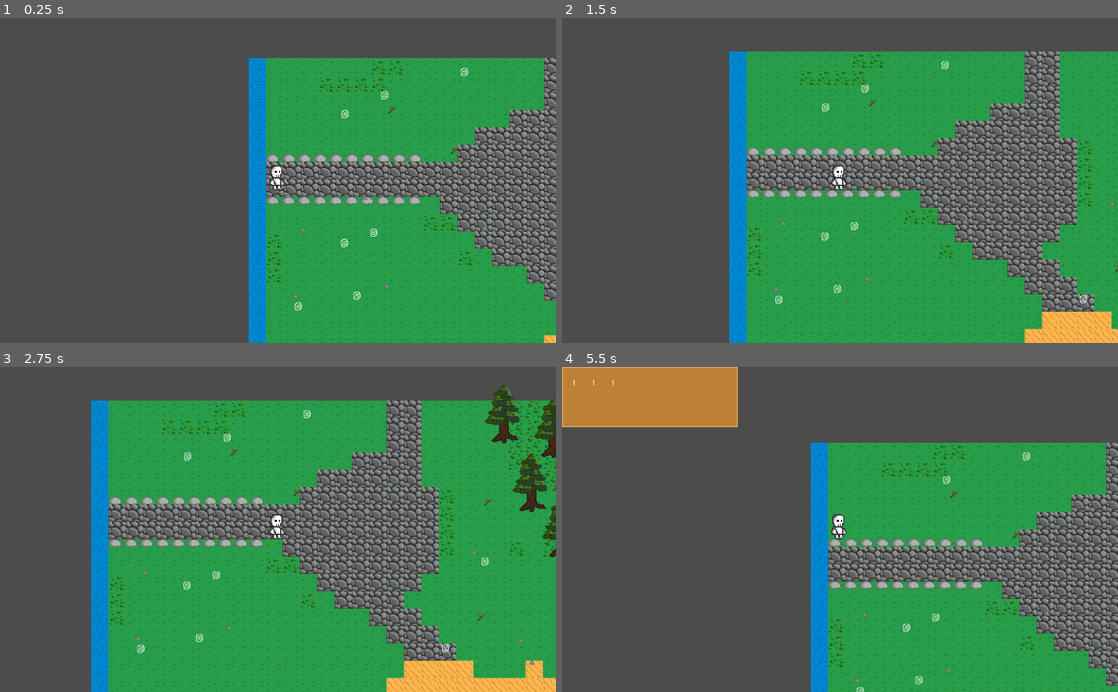
Above: before the commit, frames 1-4 (two rows, left to right).
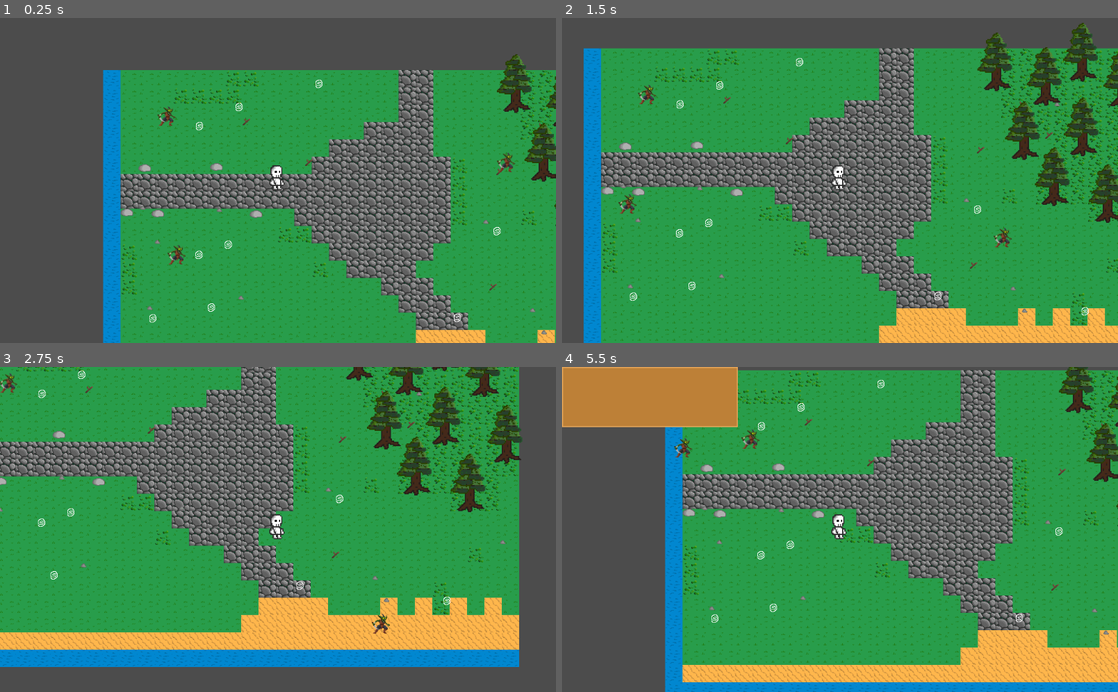
Above: after the commit, the same moments.

Repository: Kublite/my-first-game
Game: Godot game, scene res://Scenes/Root.tscn
Two runs of this game, one before a commit and one after it. Both use one fixed random seed, a clock stepped at 60 frames per second and the inputs below.
Inputs (mouse positions are in pixels of both pictures, inside the frame that each line leads up to):
- Up to frame 1 (0.25 s): no input
- Up to frame 2 (1.5 s): move the mouse to (962, 164) at 0.52 s; hold D (right) 0.53-1.28 s; hold E (e_click) 0.53-1.28 s; click (962, 164) at 0.67 s; move the mouse to (728, 196) at 1.27 s; hold S (down) from 1.28 s (still down); tap E (e_click) at 1.35 s
- Up to frame 3 (2.75 s): move the mouse to (333, 458) at 2.02 s; release S (down) at 2.03 s; hold D (right) from 2.03 s (still down); hold E (e_click) from 2.03 s (still down)
- Up to frame 4 (5.5 s): move the mouse to (812, 594) at 2.77 s; release D (right) at 2.78 s; release E (e_click) at 2.78 s; hold W (up) 2.78-3.53 s; tap E (e_click) at 2.85, 4.35 s; click (812, 594) at 2.92 s; move the mouse to (1006, 578) at 3.52 s; hold E (e_click) 3.53-4.28 s; hold A (left) 3.53-5.03 s; tap I (inventory) at 4.15 s; move the mouse to (673, 480) at 4.27 s; move the mouse to (867, 529) at 5.02 s; hold S (down) from 5.03 s (still down); hold E (e_click) from 5.03 s (still down); click (867, 529) at 5.17 s

The runs differ from the first frame. In frame 1, 49% of the frame differs, in the area x 18-100%, y 11-100%; in frame 2, 60%; in frame 3, 77%, in the area x 0-100%, y 0-100%; in frame 4, 66%.

Commit message:
Add files via upload

Diff:
--- /dev/null
+++ b/Scenes/Goblin.tscn
@@ -0,0 +1,61 @@
+[gd_scene load_steps=7 format=2]
+
+[ext_resource path="res://Scripts/AngryAnimal.gd" type="Script" id=1]
+[ext_resource path="res://Sprites/Monsters_Creatures_Fantasy/Goblin/Idle.png" type="Texture" id=2]
+[ext_resource path="res://Scenes/Skeletman.tscn" type="PackedScene" id=3]
+
+[sub_resource type="RectangleShape2D" id=1]
+extents = Vector2( 14, 17 )
+
+[sub_resource type="Animation" id=2]
+resource_name = "Idle"
+tracks/0/type = "value"
+tracks/0/path = NodePath("Sprite:texture")
+tracks/0/interp = 1
+tracks/0/loop_wrap = true
+tracks/0/imported = false
+tracks/0/enabled = true
+tracks/0/keys = {
+"times": PoolRealArray( 1 ),
+"transitions": PoolRealArray( 1 ),
+"update": 1,
+"values": [ ExtResource( 2 ) ]
+}
+
+[sub_resource type="Animation" id=3]
+length = 0.001
+tracks/0/type = "value"
+tracks/0/path = NodePath("Sprite:texture")
+tracks/0/interp = 1
+tracks/0/loop_wrap = true
+tracks/0/imported = false
+tracks/0/enabled = true
+tracks/0/keys = {
+"times": PoolRealArray( 0 ),
+"transitions": PoolRealArray( 1 ),
+"update": 0,
+"values": [ ExtResource( 2 ) ]
+}
+
+[node name="Goblin" instance=ExtResource( 3 )]
+position = Vector2( 3, 2 )
+script = ExtResource( 1 )
+
+[node name="Sprite" parent="." index="0"]
+position = Vector2( -78, -81 )
+scale = Vector2( 1, 1 )
+texture = ExtResource( 2 )
+centered = false
+hframes = 6
+
+[node name="Shape" parent="." index="1"]
+position = Vector2( -4, 4 )
+shape = SubResource( 1 )
+
+[node name="AnimationPlayer" type="AnimationPlayer" parent="." index="2"]
+anims/Idle = SubResource( 2 )
+anims/RESET = SubResource( 3 )
+
+[node name="StandingTimer" type="Timer" parent="." index="3"]
+
+[connection signal="timeout" from="StandingTimer" to="." method="_on_StandingTimer_timeout"]
--- /dev/null
+++ b/Scenes/Player.tscn
@@ -0,0 +1,16 @@
+[gd_scene load_steps=5 format=2]
+
+[ext_resource path="res://Scripts/Player.gd" type="Script" id=1]
+[ext_resource path="res://Scenes/Skeletman.tscn" type="PackedScene" id=2]
+[ext_resource path="res://Scenes/Camera.tscn" type="PackedScene" id=3]
+
+[sub_resource type="RectangleShape2D" id=1]
+extents = Vector2( 11, 22 )
+
+[node name="Player" instance=ExtResource( 2 )]
+script = ExtResource( 1 )
+
+[node name="Shape" parent="." index="1"]
+shape = SubResource( 1 )
+
+[node name="Camera" parent="." index="2" instance=ExtResource( 3 )]
--- a/Scenes/Skeletman.tscn
+++ b/Scenes/Skeletman.tscn
@@ -1,11 +1,7 @@
-[gd_scene load_steps=5 format=2]
+[gd_scene load_steps=3 format=2]
 
 [ext_resource path="res://Sprites/Skelet2 (2).png" type="Texture" id=1]
 [ext_resource path="res://Scripts/Skeletman.gd" type="Script" id=2]
-[ext_resource path="res://Scenes/Camera.tscn" type="PackedScene" id=3]
-
-[sub_resource type="RectangleShape2D" id=1]
-extents = Vector2( 11.5, 22.5 )
 
 [node name="KinematicBody2D" type="KinematicBody2D"]
 script = ExtResource( 2 )
@@ -16,6 +12,3 @@
 
 [node name="Shape" type="CollisionShape2D" parent="."]
 position = Vector2( -2, -5 )
-shape = SubResource( 1 )
-
-[node name="Camera" parent="." instance=ExtResource( 3 )]
--- a/Scenes/Tilemap.tscn
+++ b/Scenes/Tilemap.tscn
@@ -1,11 +1,12 @@
-[gd_scene load_steps=8 format=2]
+[gd_scene load_steps=9 format=2]
 
 [ext_resource path="res://Sprites/Sprite1.png" type="Texture" id=1]
 [ext_resource path="res://Sprites/Sprite2.png" type="Texture" id=2]
-[ext_resource path="res://Scenes/Skeletman.tscn" type="PackedScene" id=3]
+[ext_resource path="res://Scenes/Goblin.tscn" type="PackedScene" id=3]
 [ext_resource path="res://Scenes/Tree.tscn" type="PackedScene" id=4]
 [ext_resource path="res://Scenes/Cobble.tscn" type="PackedScene" id=5]
 [ext_resource path="res://Scripts/Tilemap.gd" type="Script" id=6]
+[ext_resource path="res://Scenes/Player.tscn" type="PackedScene" id=7]
 
 [sub_resource type="TileSet" id=1]
 0/name = "Sprite1.png 0"
@@ -104,70 +105,25 @@
 
 [node name="Nature" type="Node2D" parent="."]
 
-[node name="Cobble12" parent="Nature" instance=ExtResource( 5 )]
-position = Vector2( 54, 168 )
-
 [node name="Cobble13" parent="Nature" instance=ExtResource( 5 )]
 position = Vector2( -5, 246 )
 
-[node name="Cobble14" parent="Nature" instance=ExtResource( 5 )]
-position = Vector2( -5, 168 )
-
-[node name="Cobble15" parent="Nature" instance=ExtResource( 5 )]
-position = Vector2( 25, 168 )
-
 [node name="Cobble3" parent="Nature" instance=ExtResource( 5 )]
-position = Vector2( 53, 246 )
-
-[node name="Cobble" parent="Nature" instance=ExtResource( 5 )]
-position = Vector2( 24, 246 )
+position = Vector2( 52, 248 )
 
 [node name="Cobble4" parent="Nature" instance=ExtResource( 5 )]
-position = Vector2( 111, 246 )
-
-[node name="Cobble5" parent="Nature" instance=ExtResource( 5 )]
-position = Vector2( 140, 246 )
+position = Vector2( 28, 164 )
 
 [node name="Cobble6" parent="Nature" instance=ExtResource( 5 )]
-position = Vector2( 83, 168 )
-
-[node name="Cobble7" parent="Nature" instance=ExtResource( 5 )]
-position = Vector2( 112, 168 )
-
-[node name="Cobble8" parent="Nature" instance=ExtResource( 5 )]
-position = Vector2( 169, 246 )
-
-[node name="Cobble9" parent="Nature" instance=ExtResource( 5 )]
-position = Vector2( 141, 168 )
-
-[node name="Cobble10" parent="Nature" instance=ExtResource( 5 )]
-position = Vector2( 198, 246 )
-
-[node name="Cobble19" parent="Nature" instance=ExtResource( 5 )]
-position = Vector2( 257, 168 )
-
-[node name="Cobble18" parent="Nature" instance=ExtResource( 5 )]
-position = Vector2( 228, 168 )
-
-[node name="Cobble17" parent="Nature" instance=ExtResource( 5 )]
-position = Vector2( 227, 246 )
-
-[node name="Cobble16" parent="Nature" instance=ExtResource( 5 )]
-position = Vector2( 199, 168 )
-
-[node name="Cobble11" parent="Nature" instance=ExtResource( 5 )]
-position = Vector2( 170, 168 )
+position = Vector2( 233, 249 )
 
 [node name="Cobble2" parent="Nature" instance=ExtResource( 5 )]
-position = Vector2( 82, 246 )
-
-[node name="Cobble20" parent="Nature" instance=ExtResource( 5 )]
-position = Vector2( 256, 246 )
+position = Vector2( 160, 162 )
 
 [node name="Items" type="Node2D" parent="."]
 
-[node name="Player" parent="." instance=ExtResource( 3 )]
-position = Vector2( 22, 226 )
+[node name="Player" parent="." instance=ExtResource( 7 )]
+position = Vector2( 290, 204 )
 
 [node name="Tree4" parent="." instance=ExtResource( 4 )]
 position = Vector2( 826, 87 )
@@ -195,3 +151,12 @@
 
 [node name="Tree" parent="Tree4" instance=ExtResource( 4 )]
 position = Vector2( -68, -93 )
+
+[node name="Goblin" parent="." instance=ExtResource( 3 )]
+position = Vector2( 708, 135 )
+
+[node name="Goblin2" parent="." instance=ExtResource( 3 )]
+position = Vector2( 117, 371 )
+
+[node name="Goblin3" parent="." instance=ExtResource( 3 )]
+position = Vector2( 87, 81 )
--- /dev/null
+++ b/Scripts/AngryAnimal.gd
@@ -0,0 +1,49 @@
+extends "res://Scripts/Skeletman.gd"
+
+var stands = true
+var destination = Vector2()
+var velocity = Vector2()
+
+
+
+func _ready():
+	speed = 145
+
+# warning-ignore:unused_argument
+func _process(delta):
+	if velocity:
+# warning-ignore:return_value_discarded
+		move_and_slide(velocity)
+		position.x = clamp(position.x, 0 ,10000)
+		position.y = clamp(position.y, 0 ,10000)
+	wander()
+
+func set_destination(dest):
+	destination = dest
+	velocity = (destination - position).normalized()*speed
+	stands = false
+
+func cancel_movement():
+	velocity = Vector2()
+	destination = Vector2()
+	$StandingTimer.start(2)
+
+func wander():
+	var pos = position
+	if stands:
+		randomize()
+		var x = int(rand_range(pos.x - 150, pos.x + 150))
+		var y = int(rand_range(pos.x - 150, pos.x + 150))
+
+		x = clamp(x, 0, 10000)
+		y = clamp(x, 0, 10000)
+
+		set_destination(Vector2(x,y))
+
+	elif velocity != Vector2():
+		if pos.distance_to(destination) <= speed:
+			cancel_movement()
+
+func _on_StandingTimer_timeout():
+	stands = true
+	pass # Replace with function body.
--- /dev/null
+++ b/Scripts/Player.gd
@@ -0,0 +1,33 @@
+extends "res://Scripts/Skeletman.gd"
+
+var inventory={}
+
+func pick(item):
+	var it = item.get_item()
+	if it in inventory.keys():
+		inventory[it] += item.get_amount()
+	else:
+		inventory[it] = item.get_amount()
+	ui.update_inventory(inventory)
+	# warning-ignore:unused_argument
+
+func _process(delta):
+
+	var velocity = Vector2()
+	if Input.is_action_pressed("up"):
+		velocity.y-=speed
+	if Input.is_action_pressed("down"):
+		velocity.y+=speed
+	if Input.is_action_pressed("left"):
+		velocity.x-=speed
+	if Input.is_action_pressed("right"):
+		velocity.x+=speed
+# warning-ignore:return_value_discarded
+	move_and_slide(velocity)
+
+	position.x = clamp(position.x, 0,10000)
+	position.y = clamp(position.y, 0,10000)
+
+func _unhandled_input(event):
+	if event.is_action_pressed("inventory"):
+		ui.toggle_inventory(inventory)
--- a/Scripts/Skeletman.gd
+++ b/Scripts/Skeletman.gd
@@ -3,38 +3,6 @@
 onready var ui = get_viewport().get_node("Root/UI/Control")
 
 var speed = 200
-var items = 0
-var inventory={}
 
 func _ready():
 	pass
-
-func pick(item):
-	var it = item.get_name()
-	if it in inventory.keys():
-		inventory[it] += item.get_amount()
-	else:
-		inventory[it] = item.get_amount()
-	ui.update_inventory(inventory)
-# warning-ignore:unused_argument
-func _process(delta):
-
-	var velocity = Vector2()
-	if Input.is_action_pressed("up"):
-		velocity.y-=speed
-	if Input.is_action_pressed("down"):
-		velocity.y+=speed
-	if Input.is_action_pressed("left"):
-		velocity.x-=speed
-	if Input.is_action_pressed("right"):
-		velocity.x+=speed
-# warning-ignore:return_value_discarded
-	move_and_slide(velocity)
-
-
-	position.x = clamp(position.x, 0,10000)
-	position.y = clamp(position.y, 0,10000)
-
-func _unhandled_input(event):
-	if event.is_action_pressed("inventory"):
-		ui.toggle_inventory(inventory)
Binary file added: Sprites/Monsters_Creatures_Fantasy/All Characters.png
Not shown, added: Sprites/Monsters_Creatures_Fantasy/All Characters.png.import
Binary file added: Sprites/Monsters_Creatures_Fantasy/Flying eye/Attack.png
Not shown, added: Sprites/Monsters_Creatures_Fantasy/Flying eye/Attack.png.import
Binary file added: Sprites/Monsters_Creatures_Fantasy/Flying eye/Death.png
Not shown, added: Sprites/Monsters_Creatures_Fantasy/Flying eye/Death.png.import
Binary file added: Sprites/Monsters_Creatures_Fantasy/Flying eye/Flight.png
Not shown, added: Sprites/Monsters_Creatures_Fantasy/Flying eye/Flight.png.import
Binary file added: Sprites/Monsters_Creatures_Fantasy/Flying eye/Take Hit.png
Not shown, added: Sprites/Monsters_Creatures_Fantasy/Flying eye/Take Hit.png.import
Binary file added: Sprites/Monsters_Creatures_Fantasy/Goblin/Attack.png
Not shown, added: Sprites/Monsters_Creatures_Fantasy/Goblin/Attack.png.import
(and 30 more such lines)
